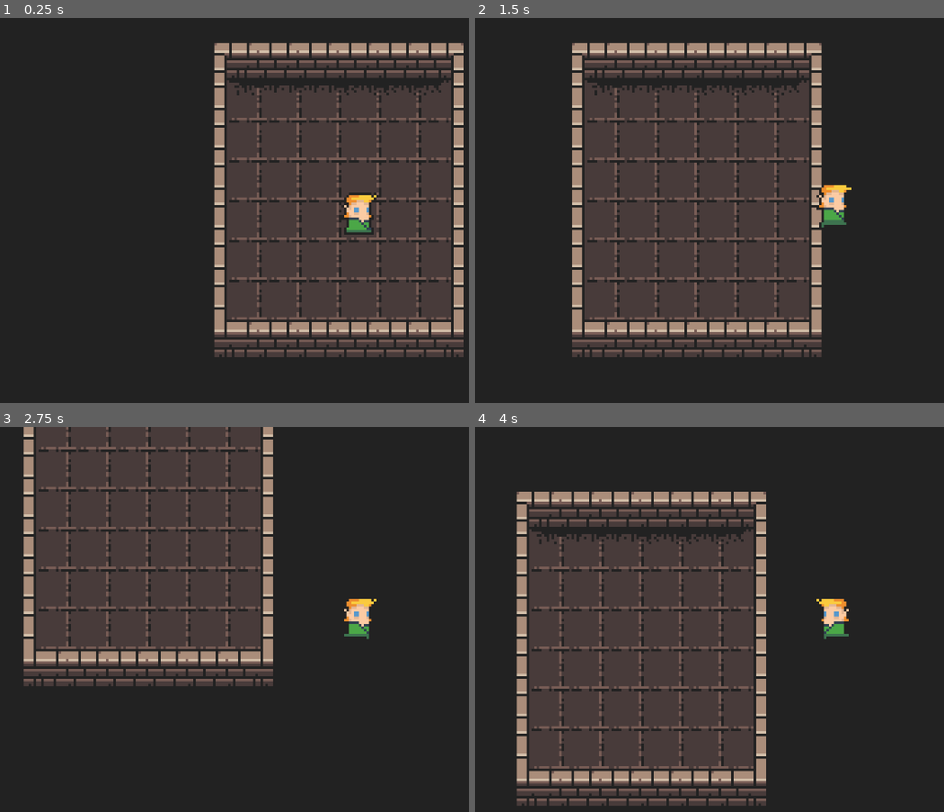
Above: before the commit, frames 1-4 (two rows, left to right).
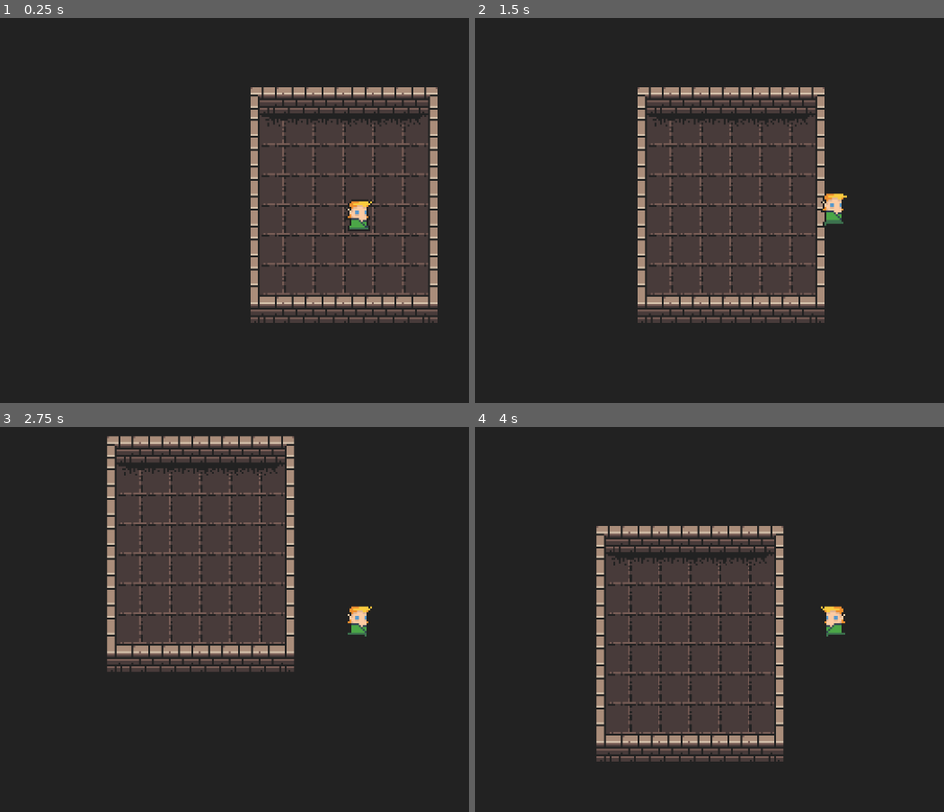
Above: after the commit, the same moments.

Repository: Shineaki/roguelite
Game: Godot game, scene res://Scenes/GameScenes/InitialScene.tscn
The game is run twice, just before and just after one commit, with the same random seed, the same clock (stepped at 60 frames per second) and the same inputs.
Inputs:
- Up to frame 1 (0.25 s): no input
- Up to frame 2 (1.5 s): hold Right (ui_right) 0.53-1.28 s; hold Down (ui_down) from 1.28 s (still down)
- Up to frame 3 (2.75 s): release Down (ui_down) at 2.03 s; hold Right (ui_right) from 2.03 s (still down)
- Up to frame 4 (4 s): release Right (ui_right) at 2.78 s; hold Up (ui_up) 2.78-3.53 s; hold Left (ui_left) from 3.53 s (still down)

The runs differ from the first frame. In frame 1, 25% of the frame differs, in the area x 45-99%, y 6-89%; in frame 2, 26%; in frame 3, 25%; in frame 4, 29%, in the area x 8-80%, y 16-99%.

Commit message:
movement

Diff:
--- a/Scenes/GameScenes/GenMap1.tscn
+++ b/Scenes/GameScenes/GenMap1.tscn
@@ -8,6 +8,6 @@
 [node name="Player" parent="." instance=ExtResource("1_rmvf5")]
 
 [node name="Camera2D" type="Camera2D" parent="Player"]
-zoom = Vector2(4, 4)
+zoom = Vector2(3, 3)
 
 [node name="GenMap1" parent="." instance=ExtResource("2_185da")]
--- a/Scenes/GameScenes/InitialScene.tscn
+++ b/Scenes/GameScenes/InitialScene.tscn
@@ -9,6 +9,6 @@
 position = Vector2(8, 8)
 
 [node name="Camera2D" type="Camera2D" parent="Player"]
-zoom = Vector2(4, 4)
+zoom = Vector2(3, 3)
 
 [node name="BaseMap" parent="." instance=ExtResource("2_y28a4")]
--- a/Scripts/Player.gd
+++ b/Scripts/Player.gd
@@ -5,6 +5,13 @@
 var Target_Position = Vector2(0, 0)
 var Currently_Moving = false
 var Facing_Left = false
+
+func _process(delta: float) -> void:
+	if Currently_Moving or not velocity.is_zero_approx():
+		$AnimatedSprite2D.play("run")
+	else:
+		$AnimatedSprite2D.play("idle")
+
 
 func _physics_process(delta: float) -> void:
 	#var input_velocity = Input.get_vector("ui_left", "ui_right", "ui_up", "ui_down")
@@ -21,7 +28,6 @@
 	if Currently_Moving:
 		velocity = position.direction_to(Target_Position) * SPEED
 		print(position.distance_to(Target_Position))
-		$AnimatedSprite2D.play("run")
 	else:
 		var horizontal = Input.get_axis("ui_left", "ui_right")
 		if horizontal:
@@ -29,17 +35,14 @@
 			Currently_Moving = true
 			velocity = position.direction_to(Target_Position) * SPEED
 			$AnimatedSprite2D.flip_h = velocity.x < 0.0
-			$AnimatedSprite2D.play("run")
 		else:
 			var vertical = Input.get_axis("ui_up", "ui_down")
 			if vertical:
 				Target_Position = vertical * Vector2(0, 16) + position
 				Currently_Moving = true
 				velocity = position.direction_to(Target_Position) * SPEED
-				$AnimatedSprite2D.play("run")
 			else:
 				velocity = Vector2(0, 0)
 				Currently_Moving = false
-				$AnimatedSprite2D.play("idle")
 
 	move_and_slide()
